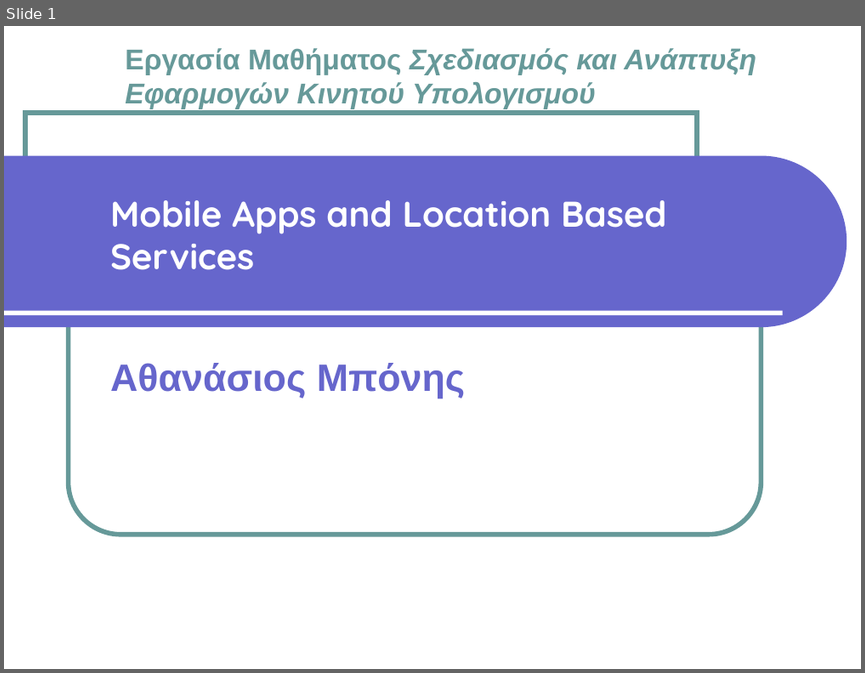
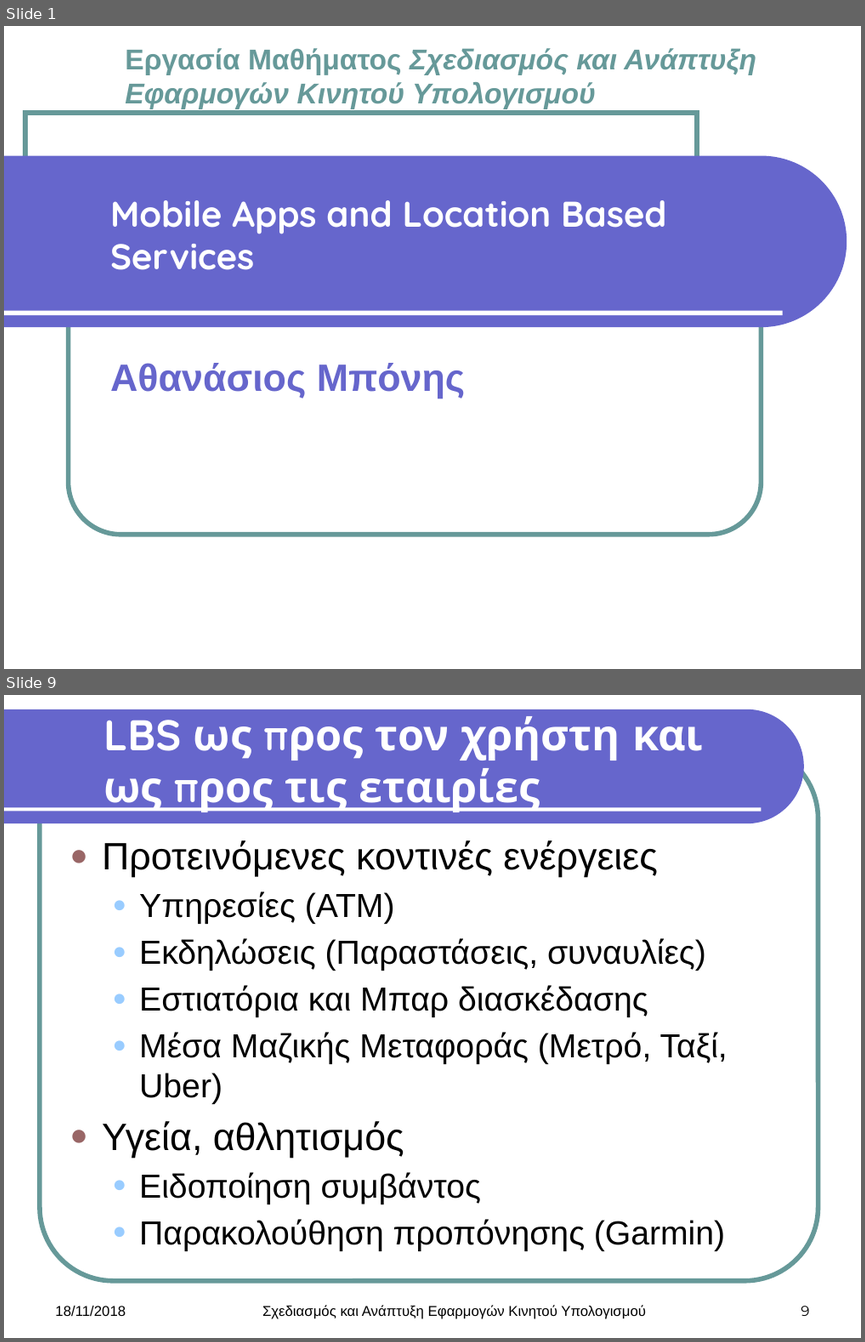
Before and after one commit to AthanCB/Design-and-development-of-mobile-computing, a slide deck: Theory Assignment/Mobile Apps and Location Based Services.pptx. Shown one above the other, each under a label of ours: slide 1 before the commit, slides 1 and 9 after it; the slides between them are not shown. The pictures are 865x673 and 865x1342 pixels, drawn with LibreOffice and Linux fonts; fonts in the diff are those of the drawing; background and template pictures are left out. Boxes give left, top, right and bottom in pixels: in the first picture for what was removed or moved away, otherwise in the second. Text is boxed around its words. In the diff, an @@ line names an element or a change of style, - is before the commit and + after.

```diff
--- a/Theory Assignment/Mobile Apps and Location Based Services.pptx
+++ b/Theory Assignment/Mobile Apps and Location Based Services.pptx
@@ slide 9 added at (x1=4, y1=695, x2=861, y2=1338), background #FFFFFF @@
@@ freeform shape added at (x1=4, y1=709, x2=803, y2=823), fill #6666CC @@
@@ title added at (x1=103, y1=706, x2=703, y2=812), 36 pt, text #FFFFFF, bold @@
+LBS ως προς τον χρήστη και ως προς τις εταιρίες
@@ rounded rectangle added at (x1=40, y1=744, x2=818, y2=1280), outline #669999 4 pt @@
@@ line added from (4, 809) to (760, 809), #FFFFFF 3 pt @@
@@ text added at (x1=102, y1=840, x2=727, y2=1251), 28 pt, text #000000 @@
+● Προτεινόμενες κοντινές ενέργειες
+  ● Υπηρεσίες (ATM)
+  ● Εκδηλώσεις (Παραστάσεις, συναυλίες)
+  ● Εστιατόρια και Μπαρ διασκέδασης
+  ● Μέσα Μαζικής Μεταφοράς (Μετρό, Ταξί, Uber)
+● Υγεία, αθλητισμός
+  ● Ειδοποίηση συμβάντος
+  ● Παρακολούθηση προπόνησης (Garmin)
@@ text added at (x1=55, y1=1305, x2=126, y2=1316), 12 pt, text #000000 @@
+18/11/2018
@@ text added at (x1=262, y1=1304, x2=646, y2=1319), 12 pt, text #000000 @@
+Σχεδιασμός και Ανάπτυξη Εφαρμογών Κινητού Υπολογισμού
@@ page number added at (x1=800, y1=1305, x2=809, y2=1315), 12 pt, text #000000 @@
+9
```
Also in this commit, not shown: 14 other slides added, 1 slide removed, 16 other files.
